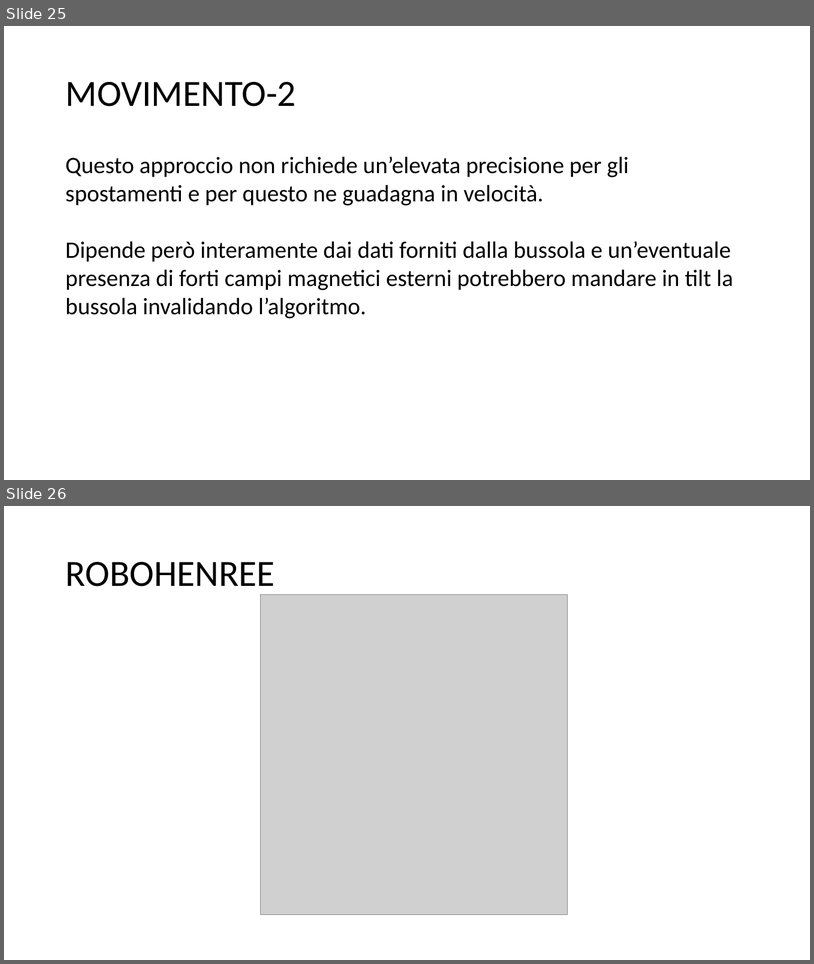
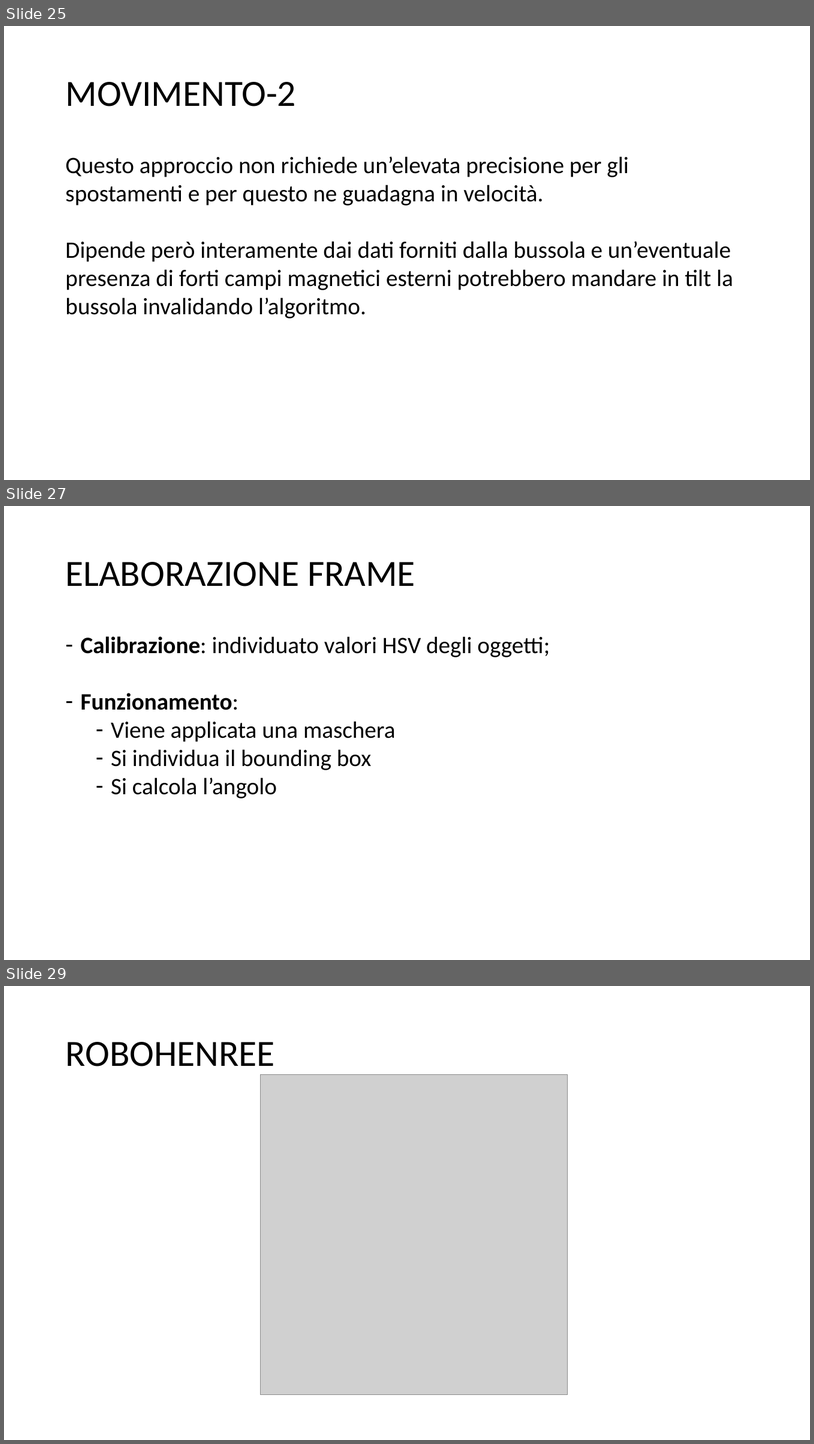
Before and after one commit to riccardomusmeci/Robocoosa, a slide deck: Presentazione Robocoosa.pptx. Shown one above the other, each under a label of ours: slides 25 and 26 before the commit, slides 25, 27 and 29 after it; the slides between them are not shown. The pictures are 814x964 and 814x1444 pixels, drawn with LibreOffice and Linux fonts; fonts in the diff are those of the drawing; grey boxes stand for pictures. Boxes give left, top, right and bottom in pixels: in the first picture for what was removed or moved away, otherwise in the second. Text is boxed around its words. In the diff, an @@ line names an element or a change of style, - is before the commit and + after.

```diff
--- a/Presentazione Robocoosa.pptx
+++ b/Presentazione Robocoosa.pptx
@@ slide 27 added at (x1=4, y1=506, x2=810, y2=960), background #FFFFFF @@
@@ title added at (x1=65, y1=562, x2=416, y2=586), 44 pt, text #000000 @@
+ELABORAZIONE FRAME
@@ text added at (x1=81, y1=636, x2=550, y2=798), 28 pt, text #000000 @@
+– Calibrazione: individuato valori HSV degli oggetti;
+– Funzionamento:
+  – Viene applicata una maschera
+  – Si individua il bounding box
+  – Si calcola l’angolo
@@ what was slide 26 is now slide 29 @@
```
Also in this commit, not shown: 2 other slides added, 1 other file.
